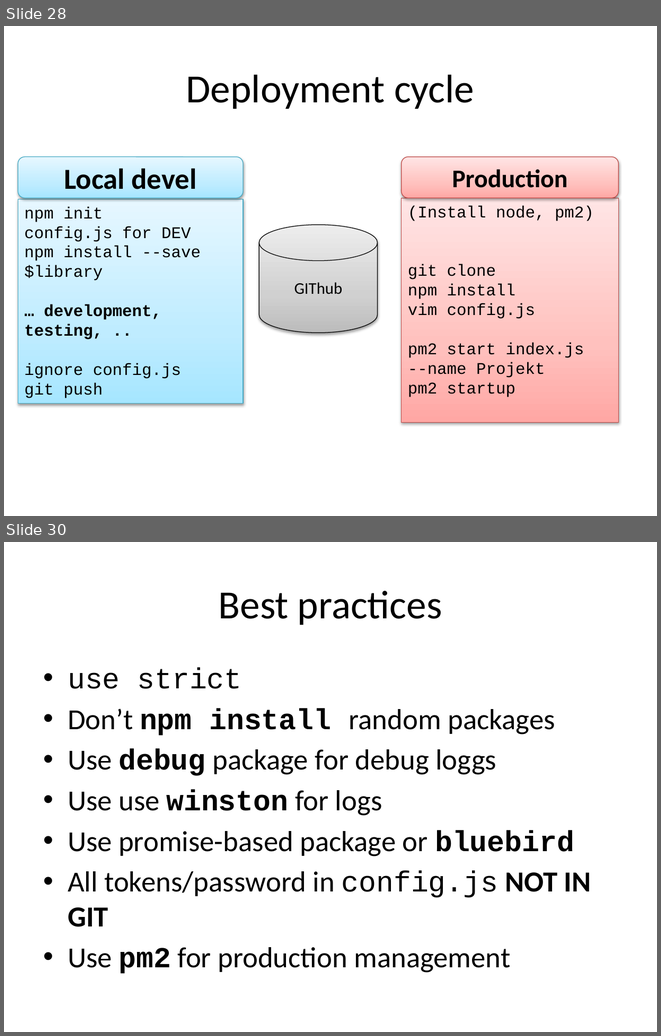
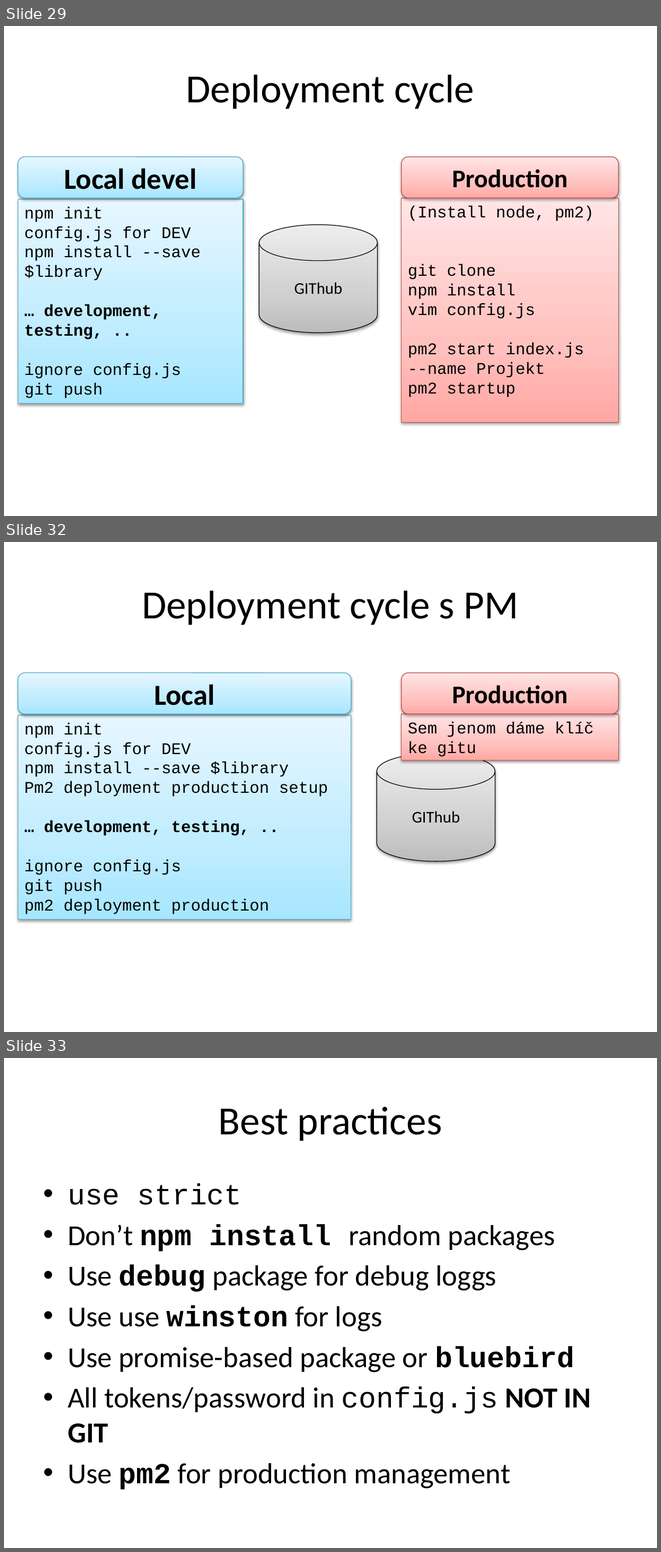
Before and after one commit to etnetera-activate/node-minicourse, a slide deck: node-uvod.pptx. Shown one above the other, each under a label of ours: slides 28 and 30 before the commit, slides 29, 32 and 33 after it; the slides between them are not shown. The pictures are 661x1036 and 661x1552 pixels, drawn with LibreOffice and Linux fonts; fonts in the diff are those of the drawing; background and template pictures are left out. Boxes give left, top, right and bottom in pixels: in the first picture for what was removed or moved away, otherwise in the second. Text is boxed around its words. In the diff, an @@ line names an element or a change of style, - is before the commit and + after.

```diff
--- a/node-uvod.pptx
+++ b/node-uvod.pptx
@@ slide 32 added at (x1=4, y1=542, x2=657, y2=1032), background #FFFFFF @@
@@ title added at (x1=142, y1=590, x2=518, y2=625), 44 pt, text #000000 @@
+Deployment cycle s PM
@@ rounded rectangle added at (x1=18, y1=672, x2=351, y2=714), fill gradient #A7E6FF to #C1EDFF to #E7F8FF, outline #46AAC5 0.75 pt, 32 pt, text #000000, bold @@
+Local
@@ rounded rectangle added at (x1=402, y1=672, x2=618, y2=714), fill gradient #FFA6A5 to #FFC0BF to #FFE7E7, outline #BF4C48 0.75 pt, 28 pt, text #000000, bold @@
+Production
@@ rectangle added at (x1=18, y1=715, x2=351, y2=919), fill gradient #A7E6FF to #C1EDFF to #E7F8FF, outline #46AAC5 0.75 pt, 18 pt, text #000000 @@
+npm init
+config.js for DEV
+npm install --save $library
+Pm2 deployment production setup
+… development, testing, ..
+ignore config.js
+git push
+pm2 deployment production
@@ rectangle added at (x1=402, y1=714, x2=618, y2=760), fill gradient #FFA6A5 to #FFC0BF to #FFE7E7, outline #BF4C48 0.75 pt, 18 pt, text #000000 @@
+Sem jenom dáme klíč ke gitu
@@ cylinder added at (x1=377, y1=753, x2=495, y2=861), fill gradient #BDBDBD to #D1D1D1 to #EEEEEE, outline #000000 0.75 pt, 18 pt, text #000000 @@
+GIThub
@@ what was slide 28 is now slide 29 @@
@@ what was slide 30 is now slide 33 @@
```
Also in this commit, not shown: 4 slides changed, 5 other slides added, 2 slides removed, 6 other files.
